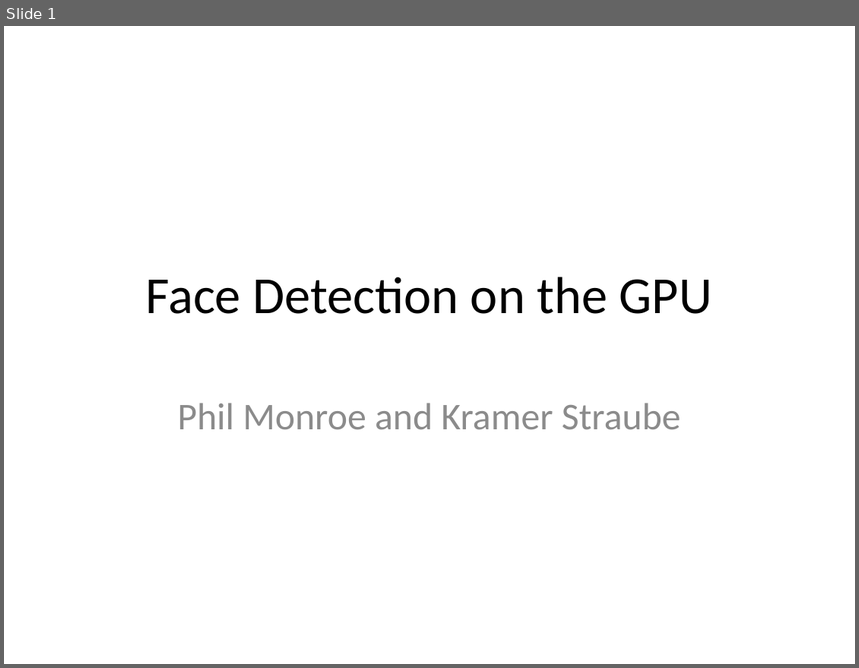
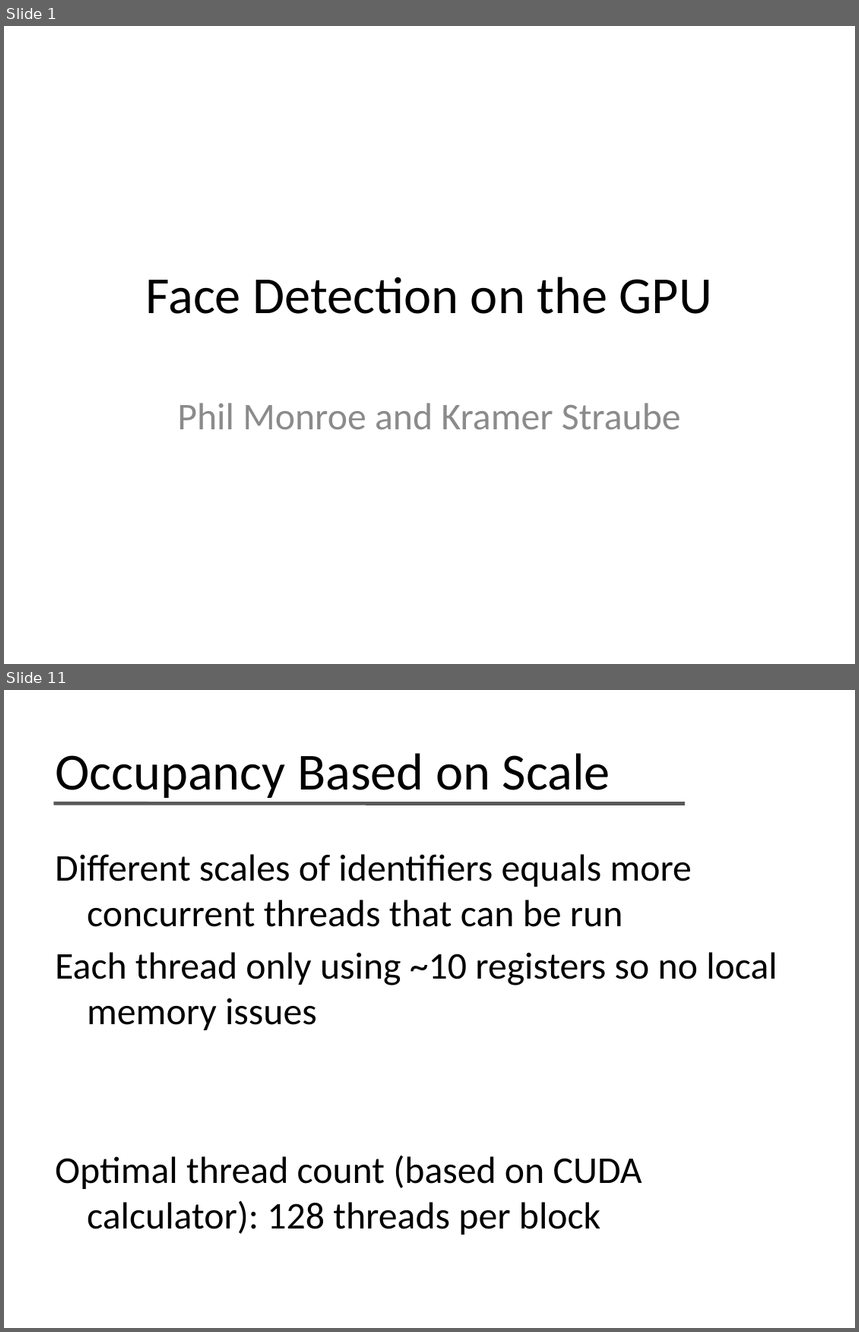
Before and after one commit to phil-monroe/EEC-277---GPU-Face-Detect, a slide deck: presentation/Face Detection on the GPU.pptx. Shown one above the other, each under a label of ours: slide 1 before the commit, slides 1 and 11 after it; the slides between them are not shown. The pictures are 859x668 and 859x1332 pixels, drawn with LibreOffice and Linux fonts; fonts in the diff are those of the drawing. Boxes give left, top, right and bottom in pixels: in the first picture for what was removed or moved away, otherwise in the second. Text is boxed around its words. In the diff, an @@ line names an element or a change of style, - is before the commit and + after.

```diff
--- a/presentation/Face Detection on the GPU.pptx
+++ b/presentation/Face Detection on the GPU.pptx
@@ slide 11 added at <box>4,690,855,1328</box>, background #FFFFFF @@
@@ title added at <box>55,753,610,798</box>, 44 pt, text #000000 @@
+Occupancy Based on Scale
@@ line added from (53, 803) to (685, 804), #595959 3 pt @@
@@ text added at <box>55,854,778,1235</box>, 32 pt, text #000000 @@
+Different scales of identifiers equals more concurrent threads that can be run
+Each thread only using ~10 registers so no local memory issues
+Optimal thread count (based on CUDA calculator): 128 threads per block
```
Also in this commit, not shown: 8 slides changed, 4 other slides added, 3 other files.
